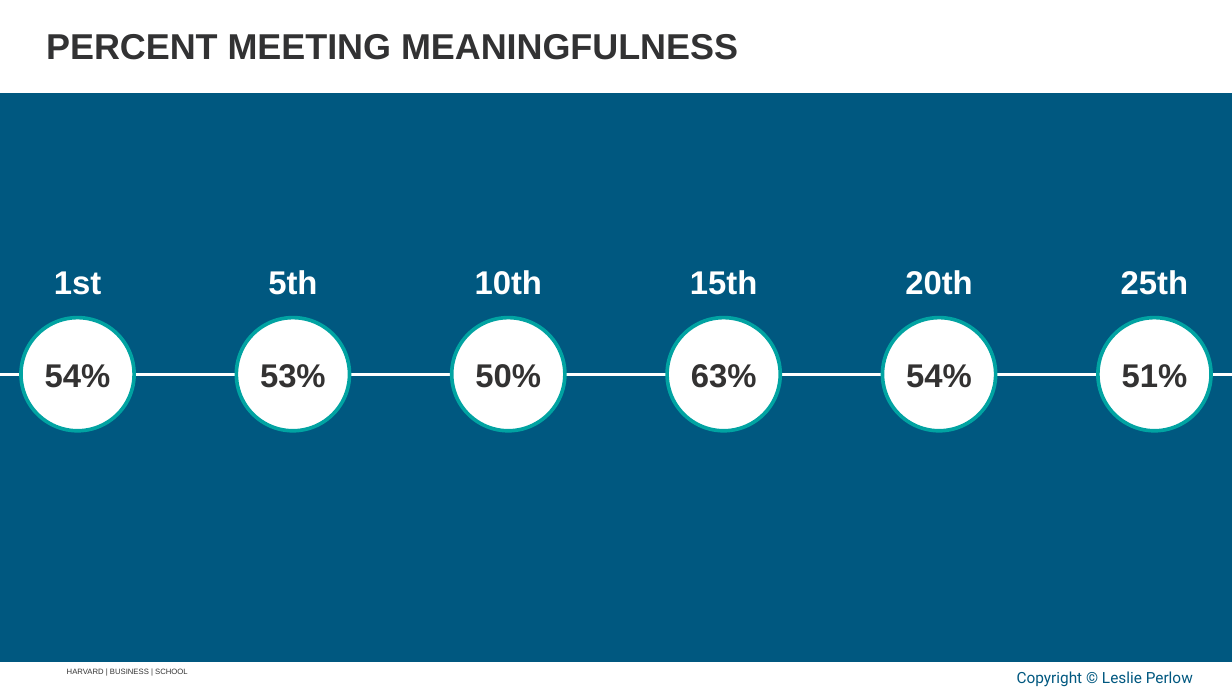
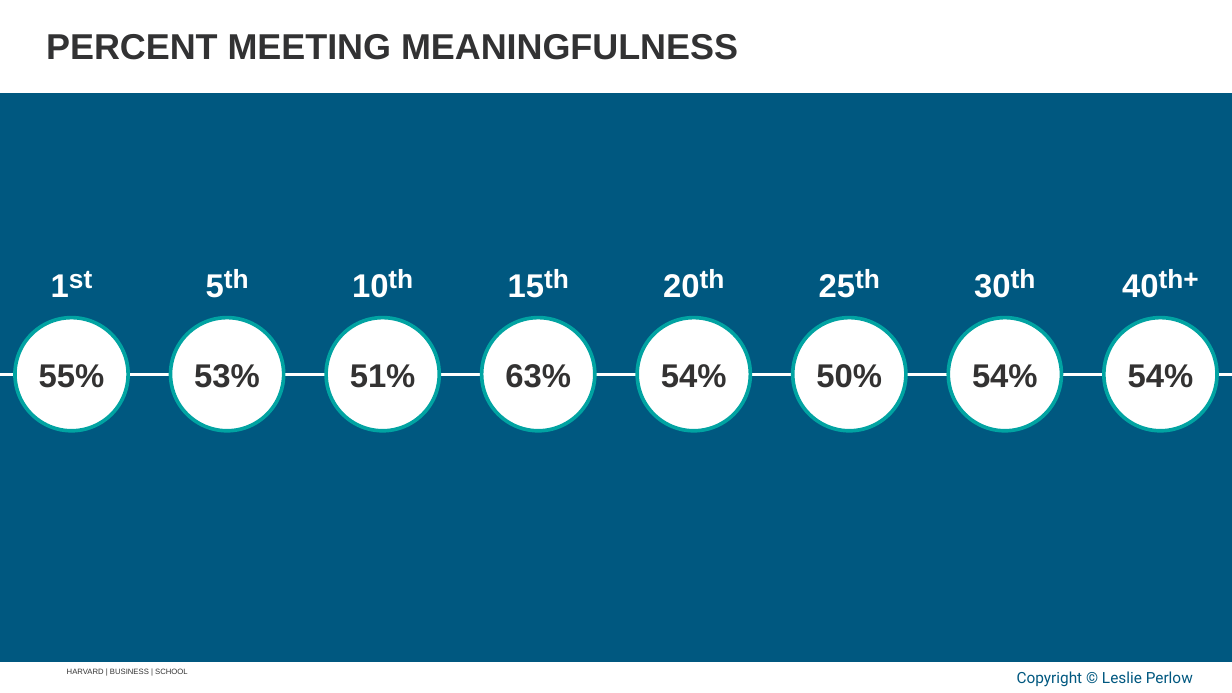
Before and after one commit to APPLITICS/lifematrix-deck-automation, a slide deck: slide 28 of outputs/generated_slides.pptx. Drawn at 1232x693 pixels with LibreOffice and Linux fonts; fonts in the diff are those of the drawing; background and template pictures are left out. Boxes give left, top, right and bottom in pixels: in the first picture for what was removed or moved away, otherwise in the second. Text is boxed around its words. In the diff, an @@ line names an element or a change of style, - is before the commit and + after.

```diff
--- a/outputs/generated_slides.pptx
+++ b/outputs/generated_slides.pptx
@@ group added at (39,269,1217,431): 18 texts, 2 ellipses @@
+55%
+54%
+1
+st
+5
+th
+10
+th
+15
+th
+20
+th
+25
+th
+30
+th
+40
+th+
@@ group removed at (54,270,1188,295): 6 texts @@
-1st
-5th
-10th
-15th
-20th
-25th
@@ ellipse: place and size @@
-ellipse at (21,318,134,431)
+ellipse at (15,318,128,431)
@@ ellipse: place and size @@
-ellipse at (237,318,349,431)
+ellipse at (171,318,284,431)
@@ ellipse: place and size @@
-ellipse at (452,318,565,431)
+ellipse at (326,318,439,431)
@@ ellipse: place and size @@
-ellipse at (667,318,780,431)
+ellipse at (482,318,594,431)
@@ ellipse: place and size @@
-ellipse at (883,318,995,431)
+ellipse at (638,318,750,431)
@@ ellipse: place and size @@
-ellipse at (1098,318,1211,431)
+ellipse at (793,318,906,431)
@@ text "53%": place and size @@
-text "53%" at (260,364,326,388)
+text "53%" at (194,364,260,388)
@@ text "51%": place and size @@
-text "51%" at (1122,364,1188,388)
+text "51%" at (350,364,416,388)
@@ text "63%": place and size @@
-text "63%" at (691,364,757,388)
+text "63%" at (505,364,571,388)
@@ text "54%": place and size @@
-text "54%" at (45,364,111,388)
+text "54%" at (661,364,727,388)
@@ text "50%": place and size @@
-text "50%" at (475,364,541,388)
+text "50%" at (816,364,882,388)
@@ text "54%": place and size @@
-text "54%" at (906,364,972,388)
+text "54%" at (972,364,1038,388)
```
Also in this commit, not shown: 49 other slides changed, 10 slides added, 9 slides removed, 1 other file.
